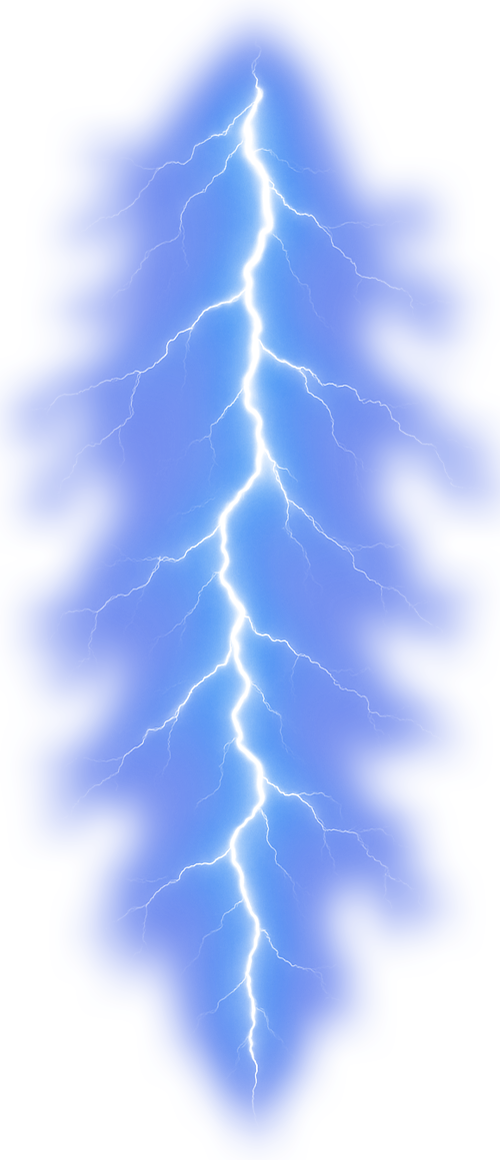
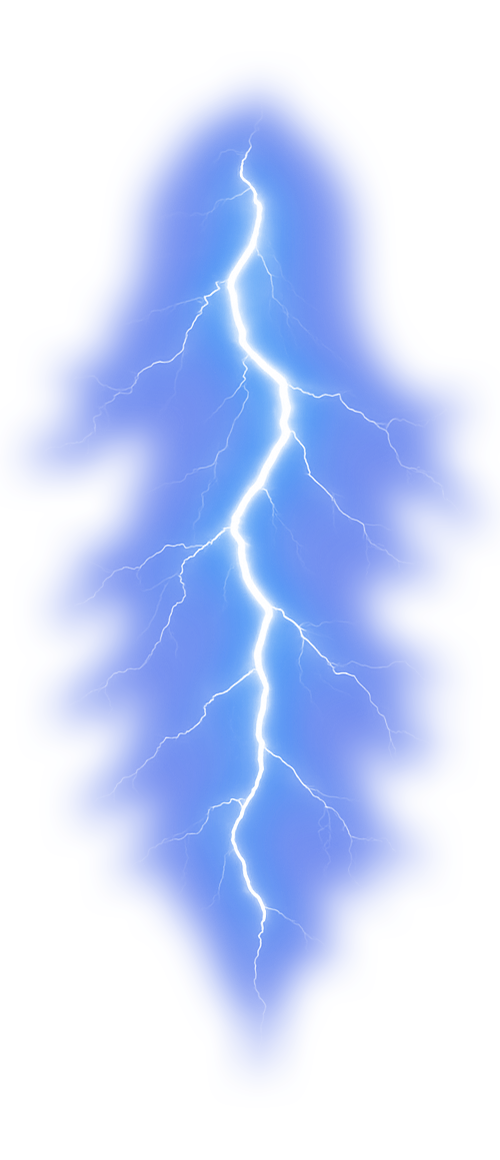
Layers edited between the first and the second w=500, h=1160 image:
showed "Layer 0" over [36, 100, 472, 1059]
hid "Layer 5" over [22, 29, 495, 1130]
